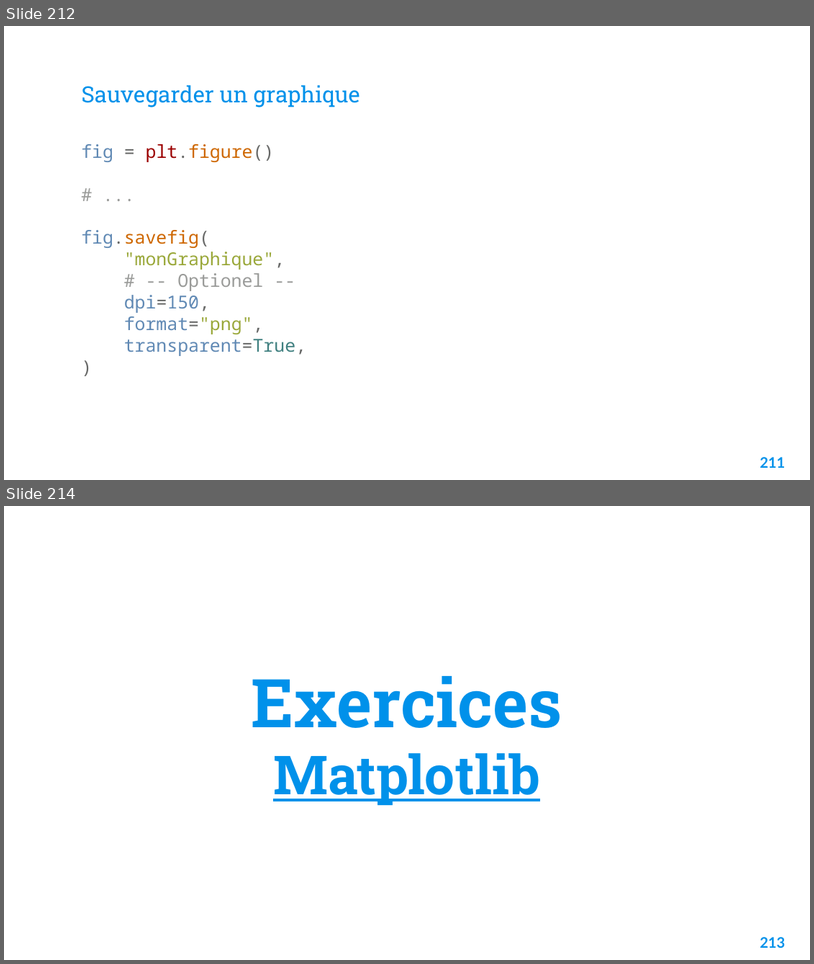
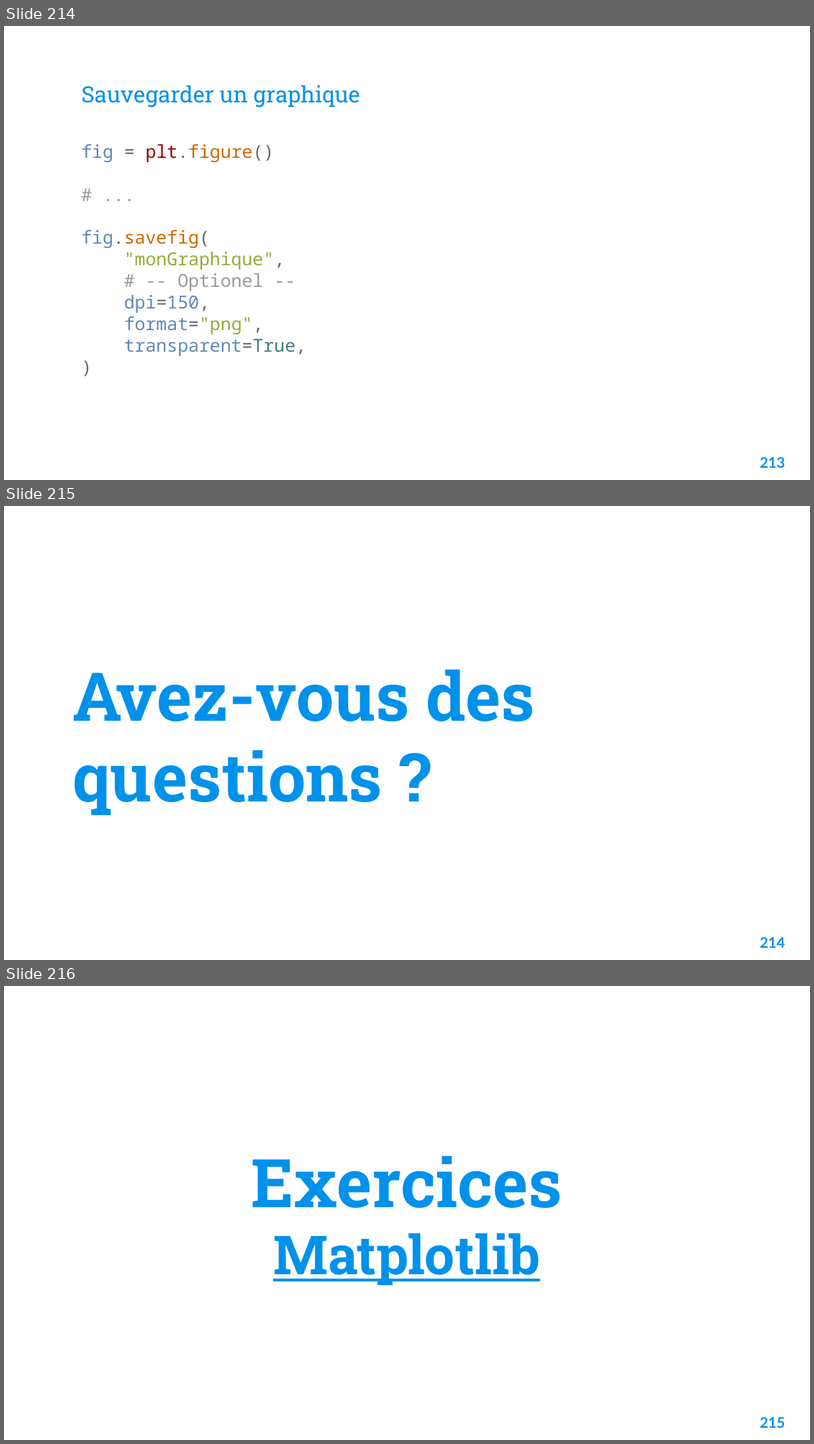
Before and after one commit to Fully-san/PythonDataScience, a slide deck: Supports/Python pour la data science.pptx. Shown one above the other, each under a label of ours: slides 212 and 214 before the commit, slides 214, 215 and 216 after it; the slides between them are not shown. The pictures are 814x964 and 814x1444 pixels, drawn with LibreOffice and Linux fonts; fonts in the diff are those of the drawing; background and template pictures are left out. Boxes give left, top, right and bottom in pixels: in the first picture for what was removed or moved away, otherwise in the second. Text is boxed around its words. In the diff, an @@ line names an element or a change of style, - is before the commit and + after.

```diff
--- a/Supports/Python pour la data science.pptx
+++ b/Supports/Python pour la data science.pptx
@@ slide 215 added at [4, 506, 810, 960], background picture (left out) @@
@@ title added at [72, 669, 535, 815], 60 pt, text #0091EA, bold @@
+Avez-vous des questions ?
@@ page number added at [760, 937, 785, 947], 13 pt, text #0091EA, bold @@
+214
@@ what was slide 212 is now slide 214 @@
@@ page number at [760, 457, 785, 467]: text changed @@
-211
+213
@@ what was slide 214 is now slide 216 @@
@@ page number at [760, 1417, 785, 1427]: text changed @@
-213
+215
```
Also in this commit, not shown: 6 slides changed, 2 other slides added, 1 slide removed, 1 other file.
